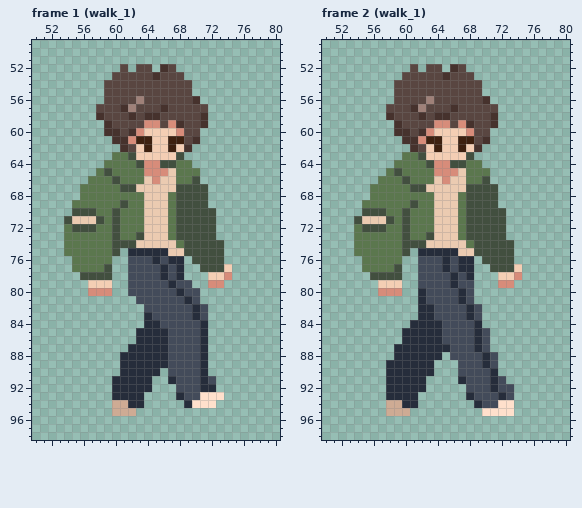
Two versions of one pixel-art file, Assets/Art/Shelter/Characters/no02_tags/walk_1.aseprite. The picture above was drawn from the file before the commit.
128x128 pixels, 6 frames. Shown: frame 1 (walk_1): x 50..80, y 49..98; frame 2 (walk_1): x 50..80, y 49..98. The commit also changed other frames, which this record leaves out.
New version:
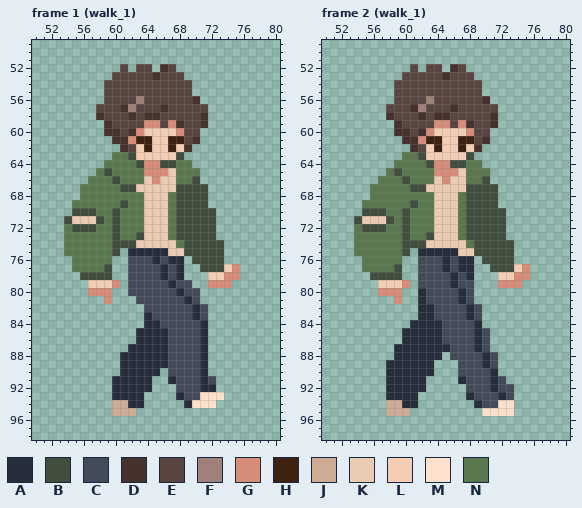
Palette (. is transparent): A #262d3b  B #424f3f  C #434b5a  D #46322d  E #594641  F #9f8179  G #d78c7a  H #3e2110  J #ceab94  K #ebcbb1  L #f4ceb4  M #ffe0cc  N #5b774e
The exact change:
--- frame 1 (walk_1), layer "no2/L_arm"
@@ x 57..77 @@
 76 NNN..CCCACAA.BBBB....
-77 NNB..CCCCACA..BBBL...
-78 BBB..CCCCACA...LLG...
-79 LLL..CCCCCACC..GG....
+77 NNB..CCCCACA..BBBLG..
+78 BBB..CCCCACA...LLGG..
+79 LLLG.CCCCCACC..GGG...
 80 GGG..CCCCCCACC.......
-81 ......CCCCCCAC.......
+81 ..G...CCCCCCAC.......
 82 .......CCCCCCAC......
--- frame 2 (walk_1), layer "no2/L_arm"
@@ x 57..77 @@
 76 NNN..CCCACAA.BBBB....
-77 NNB..CCCACAA..BBBL...
-78 BBB..CCCCACA...LLG...
-79 LLL..CCCCACC...GG....
+77 NNB..CCCACAA..BBBLG..
+78 BBB..CCCCACA...LLGG..
+79 LLLG.CCCCACC...GGG...
 80 GGG..ACCCCAC.........
-81 .....ACCCCAC.........
+81 ..G..ACCCCAC.........
 82 .....AACCCCAC........
Boxes around the changes in both pictures, in picture pixels (x1, y1, x2, y2):
added: (224, 264, 240, 288)
added: (104, 280, 120, 304)
added: (514, 264, 530, 288)
added: (394, 280, 410, 304)
